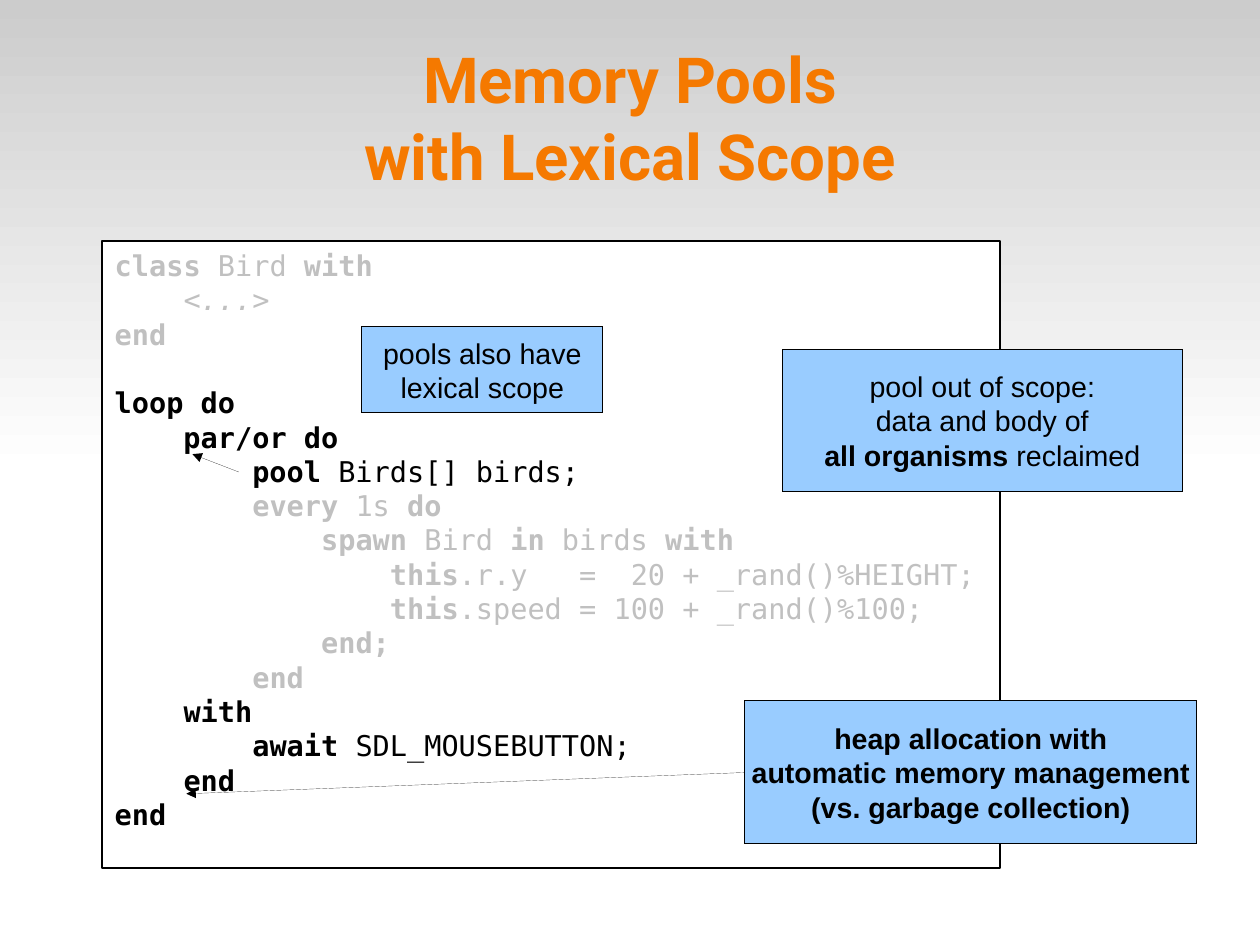
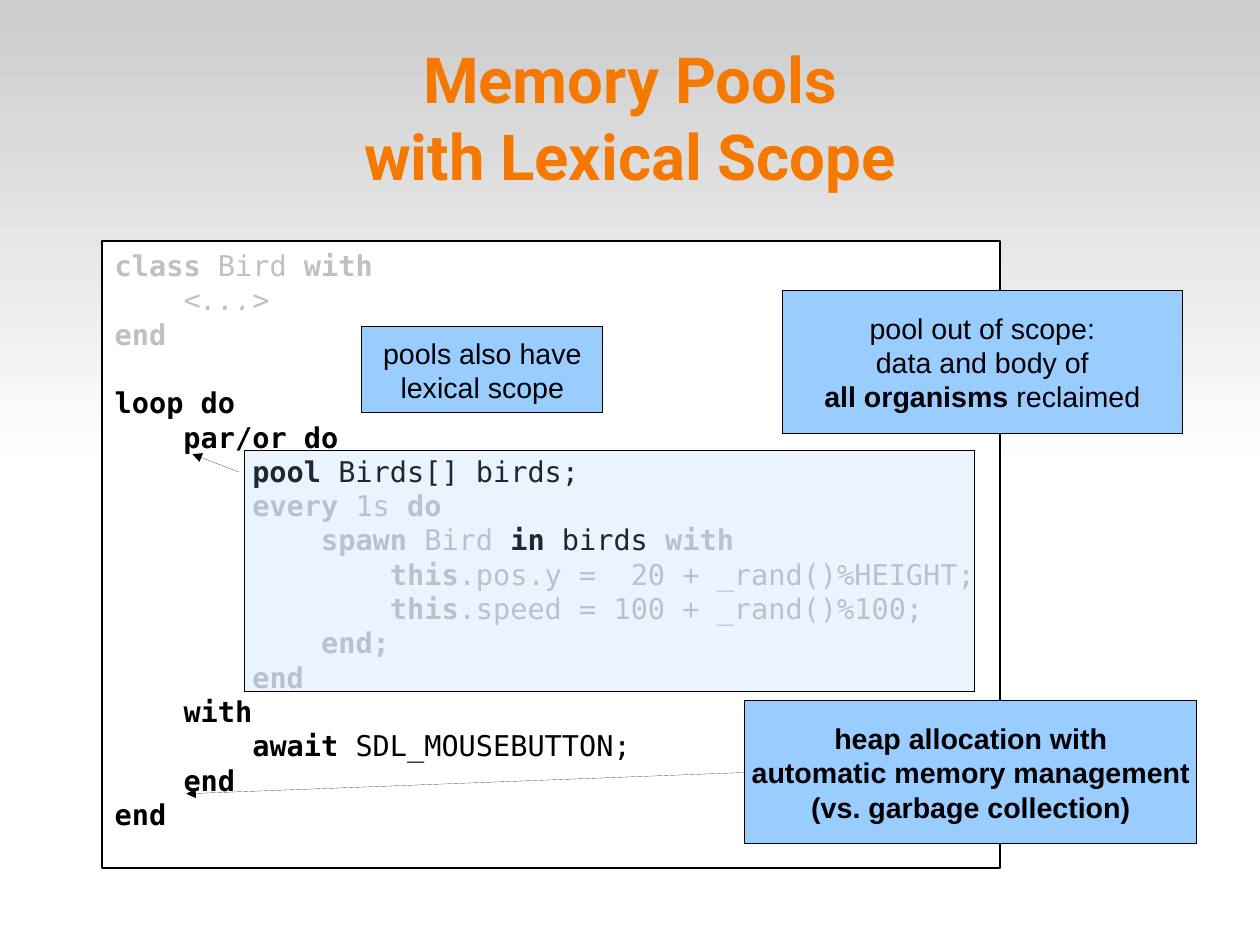
Before and after one commit to fsantanna-no/ceu-docs, a slide deck: slide 16 of ceu_mod.odp. Drawn at 1260x945 pixels with LibreOffice and Linux fonts; fonts in the diff are those of the drawing. Boxes give left, top, right and bottom in pixels: in the first picture for what was removed or moved away, otherwise in the second. Text is boxed around its words. In the diff, an @@ line names an element or a change of style, - is before the commit and + after.

```diff
--- a/ceu_mod.odp
+++ b/ceu_mod.odp
@@ rectangle "pool out of scope:": place and size @@
-rectangle "pool out of scope:" at [782, 349, 1182, 492]
+rectangle "pool out of scope:" at [782, 290, 1182, 433]
@@ rectangle added at [245, 452, 975, 692], fill #99CCFF at 20% opacity, outline #000000 0 pt @@
@@ text in rectangle at [321, 527, 734, 556]: text colour #C0C0C0 to #000000 in "in birds" @@
@@ text in rectangle at [390, 562, 975, 591]: text changed @@
-this.r.y = 20 + _rand()%HEIGHT;
+this.pos.y = 20 + _rand()%HEIGHT;
```
Also in this commit, not shown: 14 other slides changed, 12 other files.
